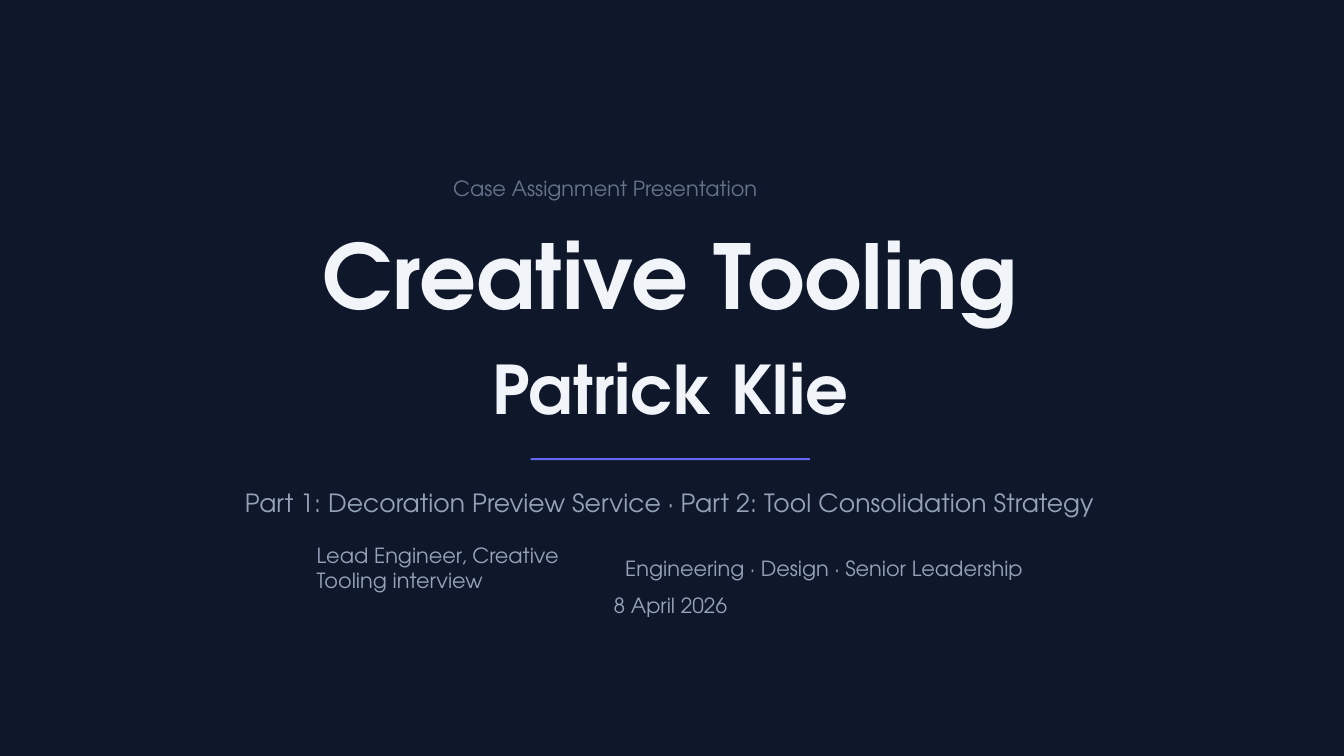
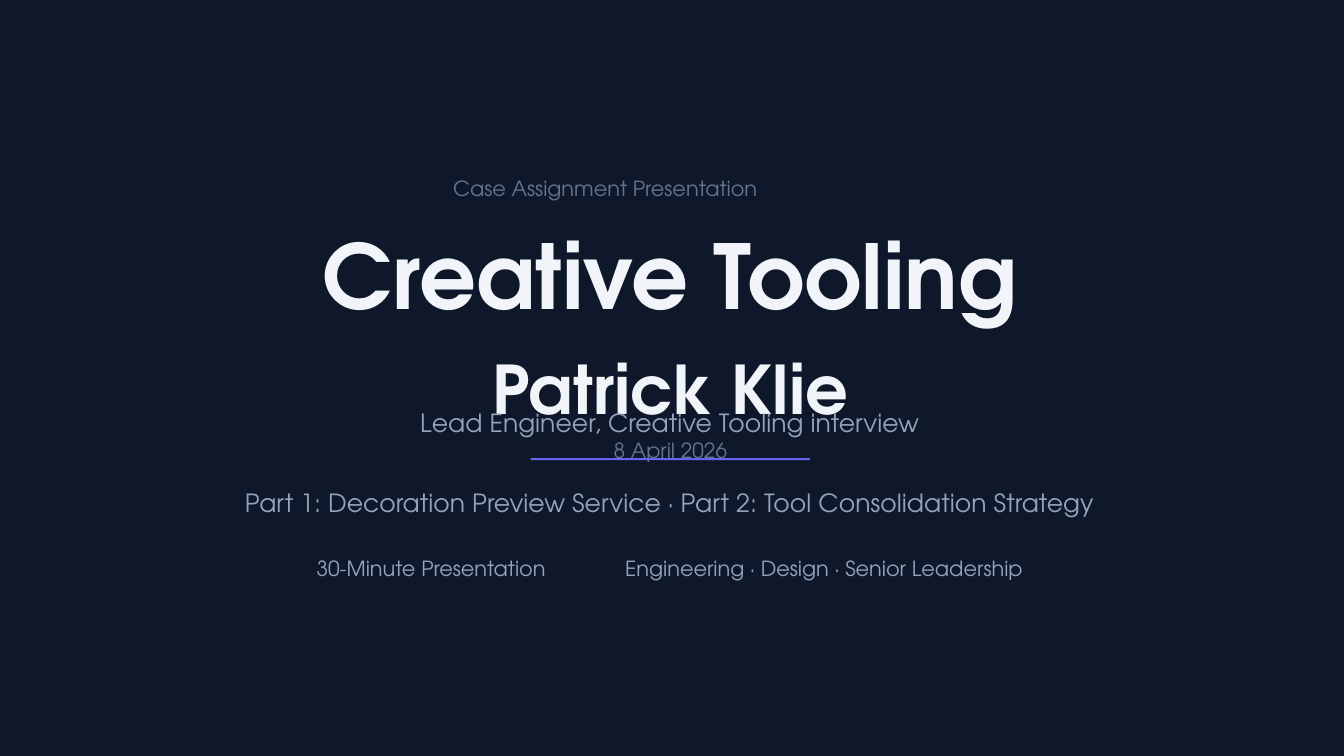
Before and after one commit to patman77/decoration-preview-service, a slide deck: slide 1 of docs/presentation/decoration-preview-service_4b541b44.pptx. Drawn at 1344x756 pixels with LibreOffice and Linux fonts; fonts in the diff are those of the drawing; background and template pictures are left out. Boxes give left, top, right and bottom in pixels: in the first picture for what was removed or moved away, otherwise in the second. Text is boxed around its words. In the diff, an @@ line names an element or a change of style, - is before the commit and + after.

Commit message:
Refine title slide layout

```diff
--- a/docs/presentation/decoration-preview-service_4b541b44.pptx
+++ b/docs/presentation/decoration-preview-service_4b541b44.pptx
@@ text added at (420, 406, 920, 444), 17.9 pt, text #94A3B8 @@
+Lead Engineer, Creative Tooling interview
@@ text "8 April 2026": place and size @@
-text "8 April 2026" at (614, 597, 727, 617)
+text "8 April 2026" at (614, 442, 727, 462)
@@ text "8 April 2026" at (614, 442, 727, 462): text colour #94A3B8 to #64748B @@
@@ text at (317, 560, 545, 576): text changed @@
-Lead Engineer, Creative Tooling interview
+30-Minute Presentation
```
